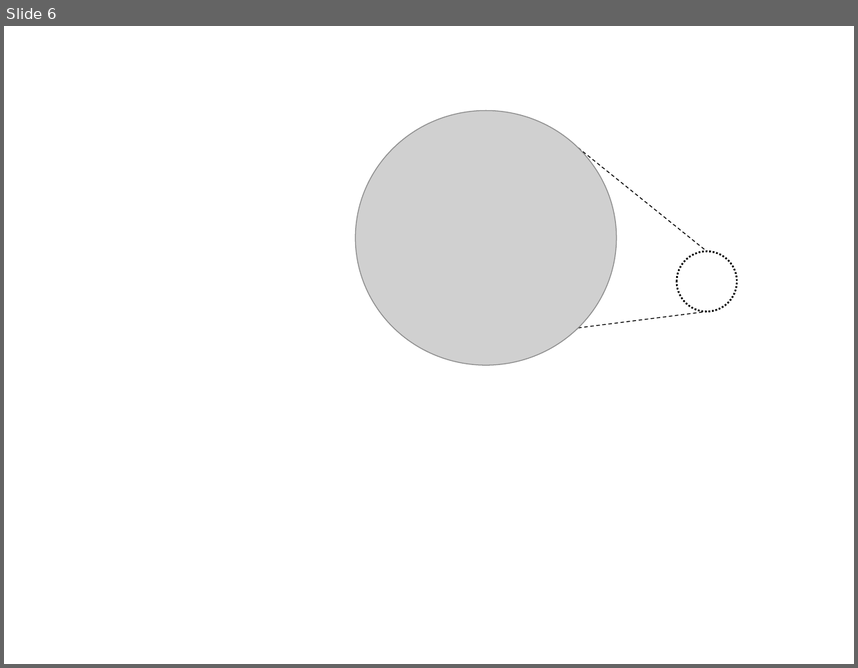
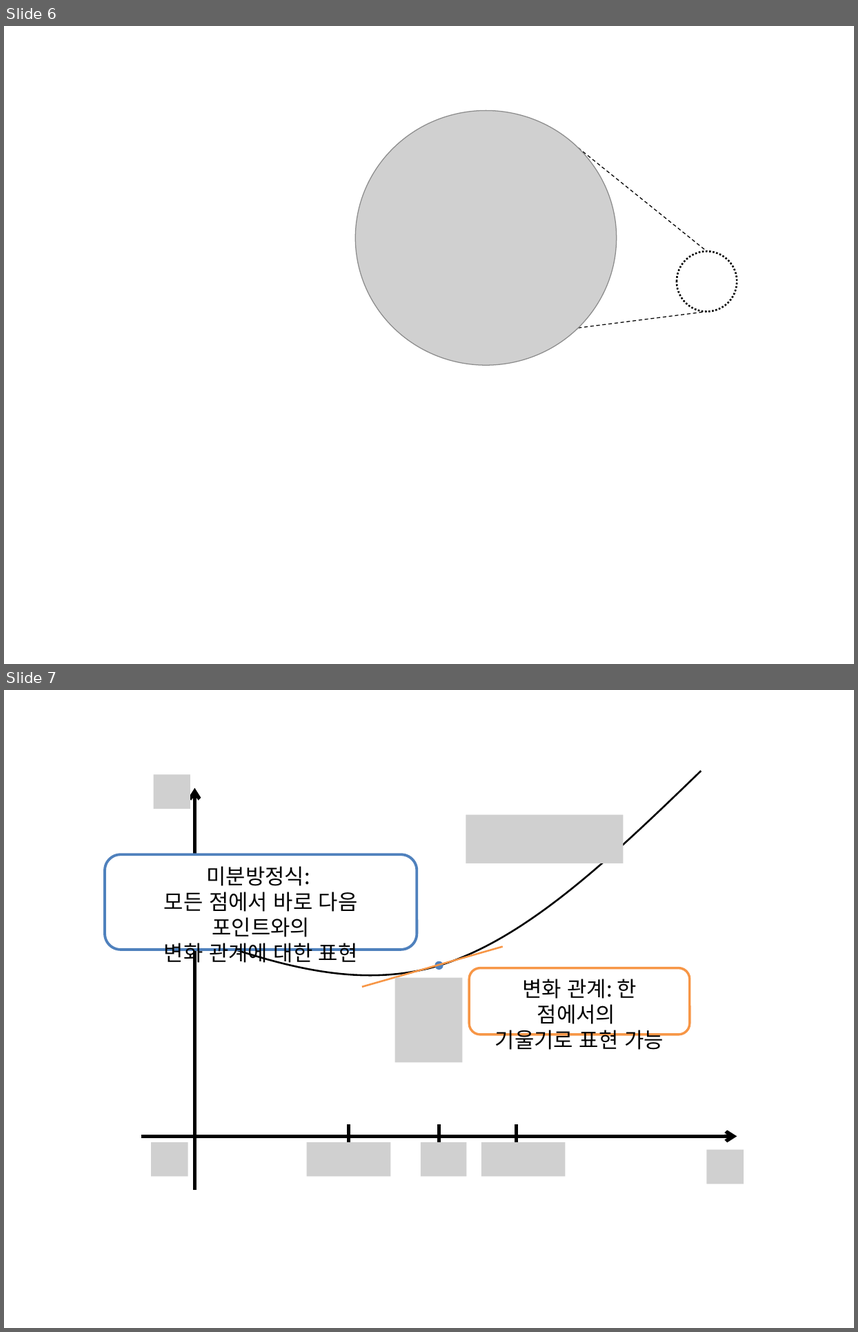
Before and after one commit to answeredbyablemind/answeredbyablemind.github.io, a slide deck: pics/2021-04-29-Euler_method/pics.pptx. Shown one above the other, each under a label of ours: slide 6 before the commit, slides 6 and 7 after it. The pictures are 858x668 and 858x1332 pixels, drawn with LibreOffice and Linux fonts; fonts in the diff are those of the drawing; grey boxes stand for pictures; background and template pictures are left out. Boxes give left, top, right and bottom in pixels: in the first picture for what was removed or moved away, otherwise in the second. Text is boxed around its words. In the diff, an @@ line names an element or a change of style, - is before the commit and + after.

```diff
--- a/pics/2021-04-29-Euler_method/pics.pptx
+++ b/pics/2021-04-29-Euler_method/pics.pptx
@@ slide 7 added at (x1=4, y1=690, x2=854, y2=1328), background #FFFFFF @@
@@ freeform shape added at (x1=172, y1=771, x2=701, y2=975), outline #000000 1.5 pt @@
@@ picture added at (x1=154, y1=774, x2=190, y2=808) @@
@@ arrow added from (194, 1190) to (194, 788), #000000 3 pt @@
@@ picture added at (x1=466, y1=815, x2=623, y2=863) @@
@@ rounded rectangle added at (x1=105, y1=854, x2=417, y2=949), fill #FFFFFF, outline #4F81BD 2.25 pt, 18 pt, text #000000 @@
+미분방정식:
+모든 점에서 바로 다음 포인트와의
+변화 관계에 대한 표현
@@ line added from (362, 987) to (503, 947), #F79646 1.5 pt @@
@@ picture added at (x1=395, y1=977, x2=462, y2=1063) @@
@@ ellipse added at (x1=436, y1=962, x2=443, y2=969), fill #4F81BD, outline #4F81BD 1.5 pt @@
@@ rounded rectangle added at (x1=469, y1=968, x2=689, y2=1034), fill #FFFFFF, outline #F79646 2 pt, 18 pt, text #000000 @@
+변화 관계: 한 점에서의
+기울기로 표현 가능
@@ arrow added from (141, 1136) to (737, 1136), #000000 3 pt @@
@@ picture added at (x1=151, y1=1141, x2=188, y2=1175) @@
@@ picture added at (x1=307, y1=1141, x2=391, y2=1175) @@
@@ line added from (349, 1125) to (349, 1151), #000000 3 pt @@
@@ picture added at (x1=421, y1=1141, x2=466, y2=1175) @@
@@ line added from (439, 1125) to (439, 1151), #000000 3 pt @@
@@ picture added at (x1=481, y1=1141, x2=566, y2=1175) @@
@@ line added from (516, 1125) to (516, 1151), #000000 3 pt @@
@@ picture added at (x1=707, y1=1149, x2=744, y2=1183) @@
```
Also in this commit, not shown: 2 other files.
